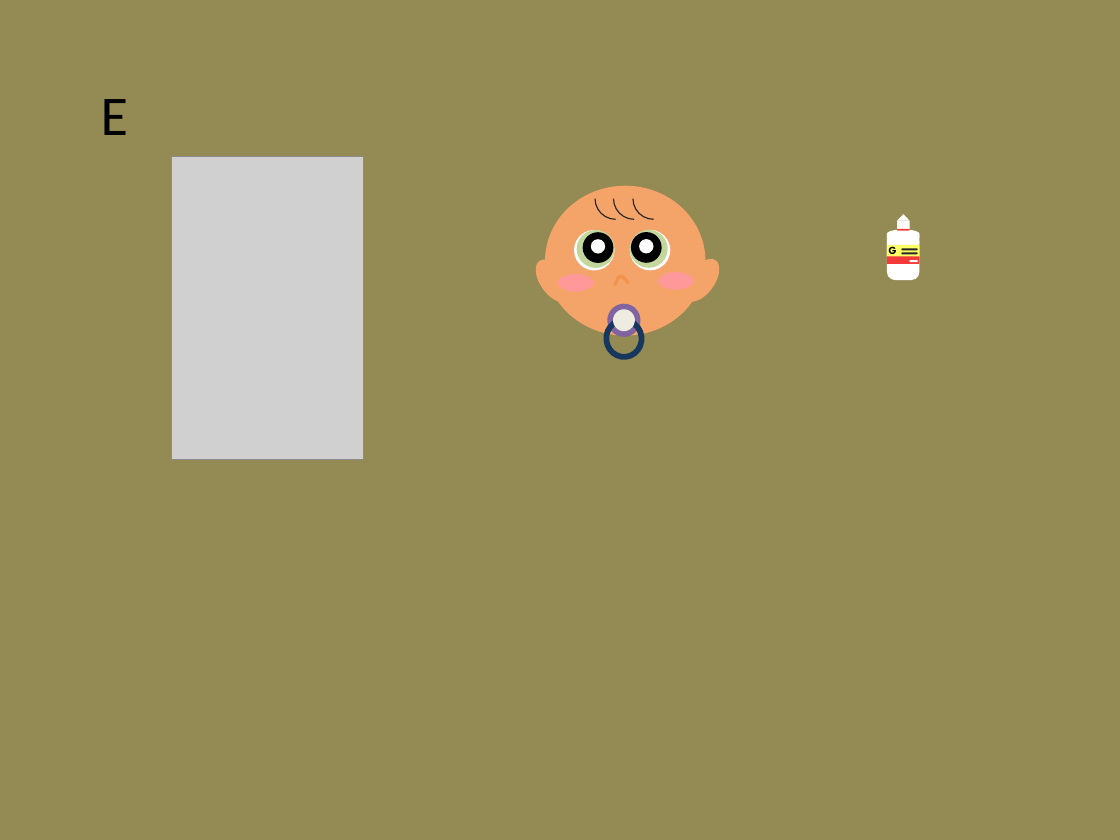
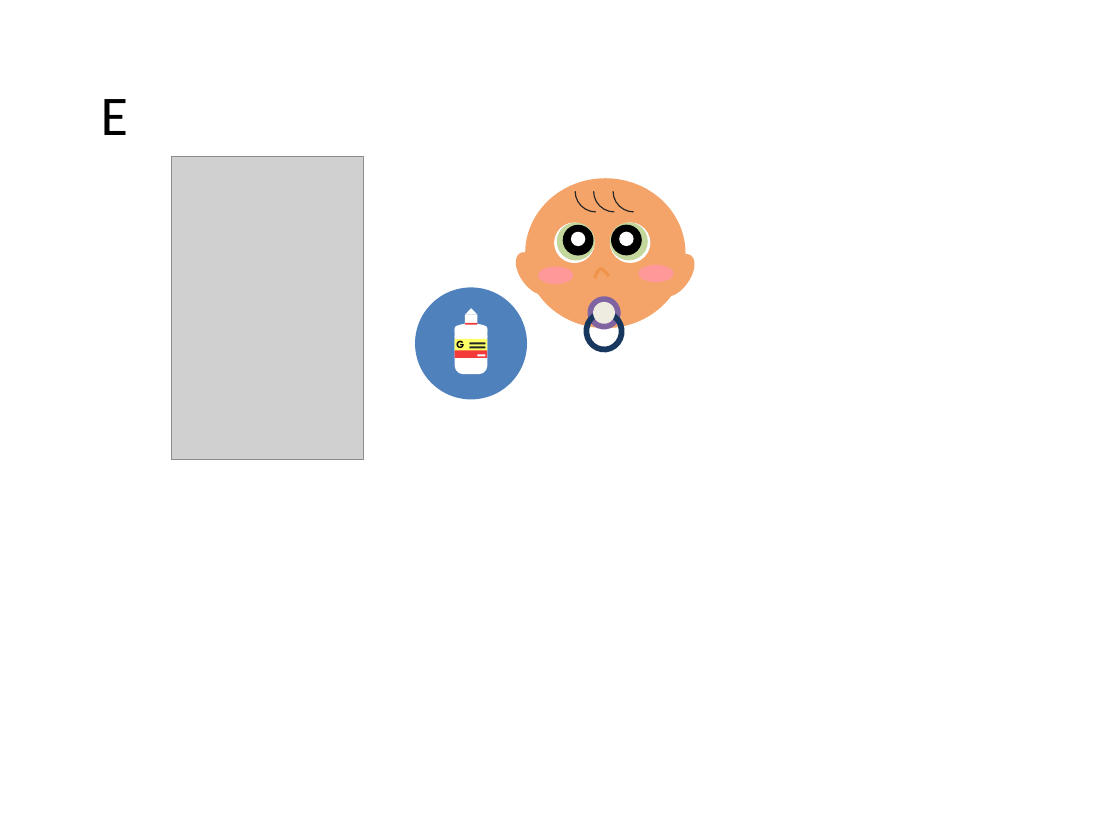
Before and after one commit to gustavogitzel/Discussex, a slide deck: slide 6 of Rascunhos/Imagens IST.pptx. Drawn at 1120x840 pixels with LibreOffice and Linux fonts; fonts in the diff are those of the drawing; grey boxes stand for pictures. Boxes give left, top, right and bottom in pixels: in the first picture for what was removed or moved away, otherwise in the second. Text is boxed around its words. In the diff, an @@ line names an element or a change of style, - is before the commit and + after.

```diff
--- a/Rascunhos/Imagens IST.pptx
+++ b/Rascunhos/Imagens IST.pptx
@@ background #948A54 to #FFFFFF @@
@@ 4 ellipses, 3 arc (boxed as its full ellipse)s, 1 freeform shape: place and size @@
-4 ellipses, 3 arc (boxed as its full ellipse)s, 1 freeform shape at [528, 178, 706, 336]
+4 ellipses, 3 arc (boxed as its full ellipse)s, 1 freeform shape at [509, 170, 685, 328]
@@ 10 ellipses, 1 donut: place and size @@
-10 ellipses, 1 donut at [558, 230, 670, 362]
+10 ellipses, 1 donut at [539, 223, 651, 355]
@@ ellipse: place and size @@
-ellipse at [677, 252, 727, 308]
+ellipse at [651, 248, 702, 303]
@@ ellipse added at [416, 288, 528, 400], fill #4F81BD @@
@@ 2 rounded rectangles, 1 flow chart delay: place and size @@
-2 rounded rectangles, 1 flow chart delay at [888, 229, 920, 254]
+2 rounded rectangles, 1 flow chart delay at [455, 323, 488, 348]
@@ 4 rectangles, 3 rounded rectangles, 1 text, 1 flow chart delay, 1 triangle: place and size @@
-4 rectangles, 3 rounded rectangles, 1 text, 1 flow chart delay, 1 triangle at [887, 214, 920, 280]
+4 rectangles, 3 rounded rectangles, 1 text, 1 flow chart delay, 1 triangle at [455, 308, 487, 374]
```
Also in this commit, not shown: 3 other slides changed, 1 slide added, 1 slide removed, 1 other file.
